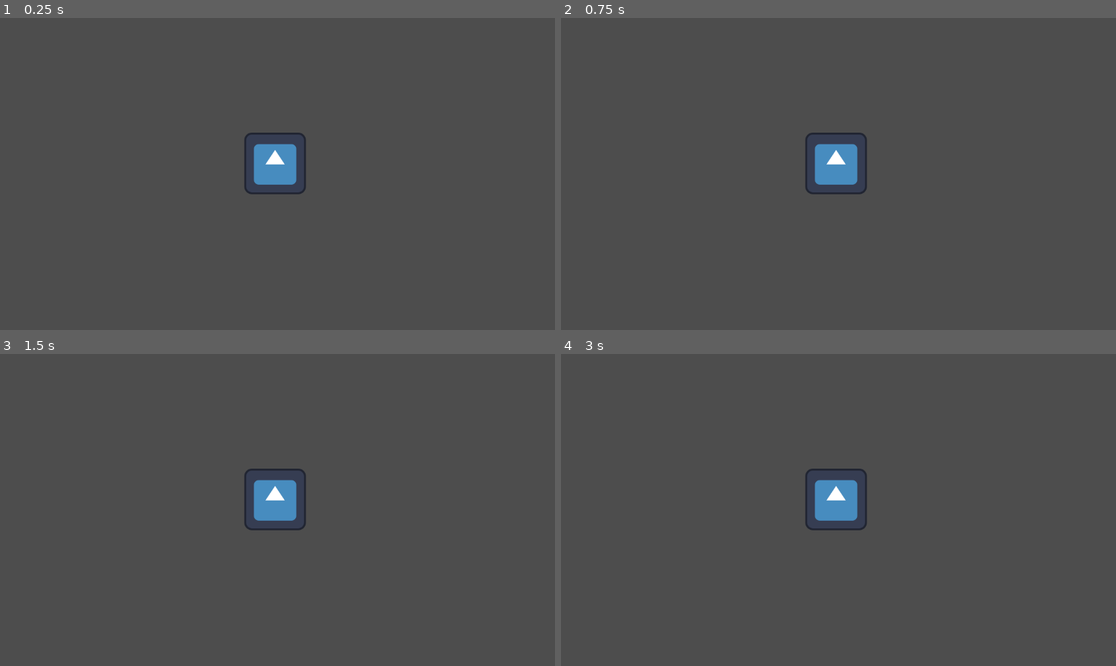
Above: before the commit, frames 1-4 (two rows, left to right).
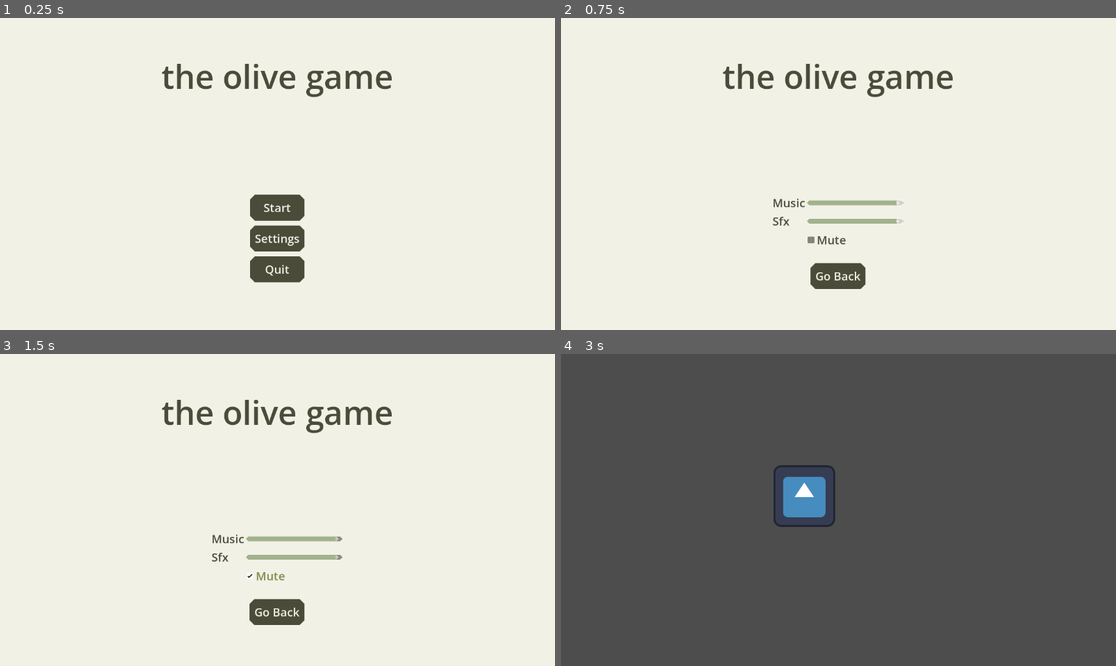
Above: after the commit, the same moments.

Repository: AntonioDell/mini-jam-203
Game: Godot game, scene res://main.tscn
Two runs of this game, one before a commit and one after it. Both use one fixed random seed, a clock stepped at 60 frames per second and the inputs below. The engine's default icon, where the game draws it, is replaced by a stand-in: a white triangle on a blue panel in a dark square.
Inputs (mouse positions are in pixels of both pictures, inside the frame that each line leads up to):
- Up to frame 1 (0.25 s): no input
- Up to frame 2 (0.75 s): click (838, 239) at 0.5 s, where only the run after the commit has a clickable "Settings"
- Up to frame 3 (1.5 s): click (266, 575) at 1.25 s, where only the run after the commit has a clickable "Mute"
- Up to frame 4 (3 s): click (838, 612) at 2 s, where only the run after the commit has a clickable "Go Back"; click (838, 544) at 2.75 s, where only the run after the commit has a clickable "Start"

The runs differ from the first frame. In frame 1, 97% of the frame differs, in the area x 0-100%, y 0-100%; in frame 2, 98%; in frame 3, 98%; in frame 4, 2.0%.

Commit message:
Add main menu

Diff:
--- /dev/null
+++ b/default_bus_layout.tres
@@ -0,0 +1,15 @@
+[gd_resource type="AudioBusLayout" format=3 uid="uid://doy0q8hi1nxk0"]
+
+[resource]
+bus/1/name = &"Music"
+bus/1/solo = false
+bus/1/mute = false
+bus/1/bypass_fx = false
+bus/1/volume_db = 0.0
+bus/1/send = &"Master"
+bus/2/name = &"Sfx"
+bus/2/solo = false
+bus/2/mute = false
+bus/2/bypass_fx = false
+bus/2/volume_db = 0.0
+bus/2/send = &"Master"
--- /dev/null
+++ b/global_save_game_controller.gd
@@ -0,0 +1,27 @@
+extends Node
+
+
+signal game_loaded(loaded_data: SaveGameData)
+
+
+const SAVE_GAME_PATH = "user://savegame.save"
+
+
+@export var save_game_data: SaveGameData
+
+
+func save():
+	ResourceSaver.save(save_game_data, SAVE_GAME_PATH)
+
+
+func _ready():
+	if not _load_save_game():
+		save_game_data = SaveGameData.new()
+		save()
+	game_loaded.emit(save_game_data)
+
+func _load_save_game() -> bool:
+	if ResourceLoader.exists(SAVE_GAME_PATH, "SaveGameData"):
+		save_game_data = ResourceLoader.load(SAVE_GAME_PATH, "SaveGameData")
+		return true
+	return false
--- /dev/null
+++ b/global_settings_controller.gd
@@ -0,0 +1,35 @@
+extends Node
+
+@export var settings_data: SettingsData
+
+
+func change_music_volume(value: float):
+	settings_data.music_volume = value
+	_set_settings_to_audio_busses()
+
+func change_sfx_volume(value: float):
+	settings_data.sfx_volume = value
+	_set_settings_to_audio_busses()
+
+func toggle_muted():
+	settings_data.is_muted = !settings_data.is_muted
+	_set_settings_to_audio_busses()
+
+
+func _ready():
+	GlobalSaveGameController.game_loaded.connect(_init_settings_data)
+	if GlobalSaveGameController.save_game_data:
+		_init_settings_data(GlobalSaveGameController.save_game_data)
+
+
+func _set_settings_to_audio_busses(skip_save: bool = false):
+	AudioServer.set_bus_volume_linear(AudioServer.get_bus_index("Music"), settings_data.music_volume)
+	AudioServer.set_bus_volume_linear(AudioServer.get_bus_index("Sfx"), settings_data.sfx_volume)
+	AudioServer.set_bus_mute(AudioServer.get_bus_index("Master"), settings_data.is_muted)
+
+	GlobalSaveGameController.save_game_data.settings_data = settings_data
+	GlobalSaveGameController.save()
+
+func _init_settings_data(save_game: SaveGameData):
+		settings_data = save_game.settings_data
+		_set_settings_to_audio_busses(true)
--- /dev/null
+++ b/level.tscn
@@ -0,0 +1,9 @@
+[gd_scene format=3 uid="uid://btbgpiodf52hp"]
+
+[ext_resource type="Texture2D" uid="uid://bftdboxt4ghgd" path="res://icon.svg" id="1_u52ul"]
+
+[node name="Level" type="Node2D" unique_id=800733794]
+
+[node name="Icon" type="Sprite2D" parent="." unique_id=1922850095]
+position = Vector2(505, 295)
+texture = ExtResource("1_u52ul")
--- /dev/null
+++ b/main.gd
@@ -0,0 +1,19 @@
+extends Node
+
+
+var title_screen_scene := preload("res://title_screen.tscn")
+var level_screen_scene := preload("res://level.tscn")
+
+func _ready():
+	var title_screen: TitleScreen = title_screen_scene.instantiate()
+	add_child(title_screen)
+	title_screen.start_button_pressed.connect(_on_start_button_pressed)
+
+
+func _on_start_button_pressed():
+	var title_screen = get_child(0)
+
+	var level_screen = level_screen_scene.instantiate()
+	add_child(level_screen)
+
+	remove_child(title_screen)
--- a/main.tscn
+++ b/main.tscn
@@ -1,9 +1,6 @@
 [gd_scene format=3 uid="uid://bti1hjmqepxse"]
 
-[ext_resource type="Texture2D" uid="uid://bftdboxt4ghgd" path="res://icon.svg" id="1_ig7tw"]
+[ext_resource type="Script" uid="uid://bqjd2golc1vss" path="res://main.gd" id="1_ig7tw"]
 
 [node name="Main" type="Node" unique_id=416910475]
-
-[node name="Icon" type="Sprite2D" parent="." unique_id=62787267]
-position = Vector2(571, 302)
-texture = ExtResource("1_ig7tw")
+script = ExtResource("1_ig7tw")
--- a/project.godot
+++ b/project.godot
@@ -15,6 +15,15 @@
 config/features=PackedStringArray("4.6", "GL Compatibility")
 config/icon="res://icon.svg"
 
+[audio]
+
+buses/default_bus_layout="uid://doy0q8hi1nxk0"
+
+[autoload]
+
+GlobalSaveGameController="*uid://ckdjbfct2hgg"
+GlobalSettingsController="*uid://dfx2atictc2u"
+
 [physics]
 
 3d/physics_engine="Jolt Physics"
--- /dev/null
+++ b/save_game_data.gd
@@ -0,0 +1,8 @@
+class_name SaveGameData
+extends Resource
+
+
+@export var settings_data: SettingsData
+
+func _init():
+	settings_data = SettingsData.new()
--- /dev/null
+++ b/save_game_data.tres
@@ -0,0 +1,6 @@
+[gd_resource type="Resource" format=3 uid="uid://ttt7xbtkn7ms"]
+
+[sub_resource type="GDScript" id="GDScript_fo7pj"]
+
+[resource]
+script = SubResource("GDScript_fo7pj")
--- /dev/null
+++ b/settings_data.gd
@@ -0,0 +1,6 @@
+class_name SettingsData
+extends Resource
+
+@export var music_volume := 1.0
+@export var sfx_volume := 1.0
+@export var is_muted := false
--- /dev/null
+++ b/settings_data.tres
@@ -0,0 +1,6 @@
+[gd_resource type="Resource" format=3 uid="uid://b8a0ymq4j4oyu"]
+
+[ext_resource type="Script" uid="uid://w03m6v0rqc5t" path="res://settings_data.gd" id="1_ifsnd"]
+
+[resource]
+script = ExtResource("1_ifsnd")
--- /dev/null
+++ b/test_palette.tres
@@ -0,0 +1,4 @@
+[gd_resource type="ColorPalette" format=3 uid="uid://l58bhafjnh56"]
+
+[resource]
+colors = PackedColorArray(0.49411765, 0.54509807, 0.29411766, 1, 0.6392157, 0.69411767, 0.54901963, 1, 0.8509804, 0.7607843, 0.63529414, 1, 0.94509804, 0.94509804, 0.9019608, 1, 0.29411766, 0.29411766, 0.22745098, 1)
--- /dev/null
+++ b/theme.tres
@@ -0,0 +1,179 @@
+[gd_resource type="Theme" format=3 uid="uid://cnjgl72dvtjf4"]
+
+[sub_resource type="StyleBoxFlat" id="StyleBoxFlat_mworl"]
+content_margin_left = 10.0
+content_margin_top = 10.0
+content_margin_right = 10.0
+content_margin_bottom = 10.0
+bg_color = Color(0.29411766, 0.29411766, 0.22745098, 1)
+corner_radius_top_left = 10
+corner_radius_top_right = 10
+corner_radius_bottom_right = 10
+corner_radius_bottom_left = 10
+corner_detail = 1
+
+[sub_resource type="StyleBoxFlat" id="StyleBoxFlat_cjfk0"]
+content_margin_left = 10.0
+content_margin_top = 10.0
+content_margin_right = 10.0
+content_margin_bottom = 10.0
+bg_color = Color(0.29411766, 0.29411766, 0.22745098, 1)
+corner_radius_top_left = 10
+corner_radius_top_right = 10
+corner_radius_bottom_right = 10
+corner_radius_bottom_left = 10
+corner_detail = 1
+
+[sub_resource type="StyleBoxFlat" id="StyleBoxFlat_vj6dk"]
+content_margin_left = 10.0
+content_margin_top = 10.0
+content_margin_right = 10.0
+content_margin_bottom = 10.0
+bg_color = Color(0.29411766, 0.29411766, 0.22745098, 1)
+corner_radius_top_left = 10
+corner_radius_top_right = 10
+corner_radius_bottom_right = 10
+corner_radius_bottom_left = 10
+corner_detail = 1
+
+[sub_resource type="StyleBoxFlat" id="StyleBoxFlat_110ce"]
+content_margin_left = 10.0
+content_margin_top = 10.0
+content_margin_right = 10.0
+content_margin_bottom = 10.0
+bg_color = Color(0.6392157, 0.69411767, 0.54901963, 1)
+corner_radius_top_left = 10
+corner_radius_top_right = 10
+corner_radius_bottom_right = 10
+corner_radius_bottom_left = 10
+corner_detail = 1
+
+[sub_resource type="StyleBoxFlat" id="StyleBoxFlat_05tig"]
+content_margin_left = 10.0
+content_margin_top = 10.0
+content_margin_right = 10.0
+content_margin_bottom = 10.0
+bg_color = Color(0.29411766, 0.29411766, 0.22745098, 1)
+corner_radius_top_left = 10
+corner_radius_top_right = 10
+corner_radius_bottom_right = 10
+corner_radius_bottom_left = 10
+corner_detail = 1
+
+[sub_resource type="StyleBoxFlat" id="StyleBoxFlat_1rmny"]
+content_margin_left = 10.0
+content_margin_top = 10.0
+content_margin_right = 10.0
+content_margin_bottom = 10.0
+bg_color = Color(0.6392157, 0.69411767, 0.54901963, 1)
+corner_radius_top_left = 10
+corner_radius_top_right = 10
+corner_radius_bottom_right = 10
+corner_radius_bottom_left = 10
+corner_detail = 1
+
+[sub_resource type="DPITexture" id="DPITexture_vj6dk"]
+_source = "<svg xmlns=\"http://www.w3.org/2000/svg\" width=\"16\" height=\"16\"><rect width=\"14\" height=\"14\" x=\"1\" y=\"1\" fill=\"#fff\" fill-opacity=\".75\" rx=\"2.333\"/><path fill=\"#1a1a1a\" d=\"m11.5 3.75-5.6 5.6-1.7-1.7-1.5 1.5 3.2 3.2 7.1-7.1z\"/></svg>
+"
+
+[sub_resource type="DPITexture" id="DPITexture_110ce"]
+_source = "<svg xmlns=\"http://www.w3.org/2000/svg\" width=\"16\" height=\"16\"><rect width=\"14\" height=\"14\" x=\"1\" y=\"1\" fill=\"#1a1a1a\" fill-opacity=\".5\" rx=\"2.333\"/></svg>
+"
+
+[sub_resource type="StyleBoxFlat" id="StyleBoxFlat_504p6"]
+bg_color = Color(0.6, 0.6, 0.6, 0)
+
+[sub_resource type="StyleBoxFlat" id="StyleBoxFlat_howt0"]
+bg_color = Color(0.6, 0.6, 0.6, 0)
+
+[sub_resource type="StyleBoxFlat" id="StyleBoxFlat_mihib"]
+bg_color = Color(0.6, 0.6, 0.6, 0)
+
+[sub_resource type="StyleBoxFlat" id="StyleBoxFlat_n3ikw"]
+bg_color = Color(0.6, 0.6, 0.6, 0)
+
+[sub_resource type="DPITexture" id="DPITexture_wvktn"]
+_source = "<svg xmlns=\"http://www.w3.org/2000/svg\" width=\"16\" height=\"16\"><circle cx=\"8\" cy=\"8\" r=\"7\" fill=\"#fefefe\" fill-opacity=\".75\"/></svg>
+"
+
+[sub_resource type="DPITexture" id="DPITexture_e1x85"]
+_source = "<svg xmlns=\"http://www.w3.org/2000/svg\" width=\"16\" height=\"16\"><circle cx=\"8\" cy=\"8\" r=\"7\" fill=\"#fefefe\" fill-opacity=\".37\"/></svg>
+"
+
+[sub_resource type="DPITexture" id="DPITexture_cjfk0"]
+_source = "<svg xmlns=\"http://www.w3.org/2000/svg\" width=\"16\" height=\"16\"><circle cx=\"8\" cy=\"8\" r=\"7\" fill=\"#fefefe\"/></svg>
+"
+
+[sub_resource type="StyleBoxFlat" id="StyleBoxFlat_ttqs8"]
+bg_color = Color(0.6392157, 0.69411767, 0.54901963, 1)
+corner_radius_top_left = 10
+corner_radius_top_right = 10
+corner_radius_bottom_right = 10
+corner_radius_bottom_left = 10
+corner_detail = 1
+
+[sub_resource type="StyleBoxFlat" id="StyleBoxFlat_wdt2l"]
+bg_color = Color(0.94509804, 0.94509804, 0.9019608, 1)
+corner_radius_top_left = 10
+corner_radius_top_right = 10
+corner_radius_bottom_right = 10
+corner_radius_bottom_left = 10
+corner_detail = 1
+
+[sub_resource type="StyleBoxFlat" id="StyleBoxFlat_yin2u"]
+content_margin_top = 10.0
+bg_color = Color(0.29411766, 0.29411766, 0.22745098, 1)
+corner_radius_top_left = 10
+corner_radius_top_right = 10
+corner_radius_bottom_right = 10
+corner_radius_bottom_left = 10
+corner_detail = 1
+
+[sub_resource type="StyleBoxFlat" id="StyleBoxFlat_wvktn"]
+bg_color = Color(0.94509804, 0.94509804, 0.9019608, 1)
+
+[sub_resource type="StyleBoxFlat" id="StyleBoxFlat_e1x85"]
+bg_color = Color(0.6, 0.5568628, 0.101960786, 1)
+
+[sub_resource type="StyleBoxFlat" id="StyleBoxFlat_6cw85"]
+bg_color = Color(0.94509804, 0.94509804, 0.9019608, 1)
+
+[resource]
+Button/colors/font_color = Color(0.94509804, 0.94509804, 0.9019608, 1)
+Button/colors/font_hover_color = Color(0.6392157, 0.69411767, 0.54901963, 1)
+Button/colors/font_pressed_color = Color(0.29411766, 0.29411766, 0.22745098, 1)
+Button/font_sizes/font_size = 24
+Button/styles/disabled = SubResource("StyleBoxFlat_mworl")
+Button/styles/focus = SubResource("StyleBoxFlat_cjfk0")
+Button/styles/hover = SubResource("StyleBoxFlat_vj6dk")
+Button/styles/hover_pressed = SubResource("StyleBoxFlat_110ce")
+Button/styles/normal = SubResource("StyleBoxFlat_05tig")
+Button/styles/pressed = SubResource("StyleBoxFlat_1rmny")
+CheckBox/colors/font_color = Color(0.29411766, 0.29411766, 0.22745098, 1)
+CheckBox/colors/font_hover_color = Color(0.49411765, 0.54509807, 0.29411766, 1)
+CheckBox/colors/font_hover_pressed_color = Color(0.49411765, 0.54509807, 0.29411766, 1)
+CheckBox/icons/checked = SubResource("DPITexture_vj6dk")
+CheckBox/icons/unchecked = SubResource("DPITexture_110ce")
+CheckBox/styles/hover = SubResource("StyleBoxFlat_504p6")
+CheckBox/styles/hover_pressed = SubResource("StyleBoxFlat_howt0")
+CheckBox/styles/normal = SubResource("StyleBoxFlat_mihib")
+CheckBox/styles/pressed = SubResource("StyleBoxFlat_n3ikw")
+HSlider/constants/center_grabber = 0
+HSlider/constants/grabber_offset = 0
+HSlider/constants/tick_offset = 0
+HSlider/icons/grabber = SubResource("DPITexture_wvktn")
+HSlider/icons/grabber_disabled = SubResource("DPITexture_e1x85")
+HSlider/icons/grabber_highlight = SubResource("DPITexture_cjfk0")
+HSlider/styles/grabber_area = SubResource("StyleBoxFlat_ttqs8")
+HSlider/styles/grabber_area_highlight = SubResource("StyleBoxFlat_wdt2l")
+HSlider/styles/slider = SubResource("StyleBoxFlat_yin2u")
+MainMenu/base_type = &"PanelContainer"
+MainMenu/styles/panel = SubResource("StyleBoxFlat_wvktn")
+MainMenuButton/base_type = &"Button"
+MainMenuButton/colors/font_color = Color(0.23921569, 0.25490198, 0.15294118, 1)
+MainMenuButton/styles/normal = SubResource("StyleBoxFlat_e1x85")
+Panel/styles/panel = SubResource("StyleBoxFlat_6cw85")
+RichTextLabel/colors/default_color = Color(0.29411766, 0.29411766, 0.22745098, 1)
+RichTextLabel/font_sizes/normal_font_size = 24
+Title/base_type = &"RichTextLabel"
+Title/font_sizes/normal_font_size = 68
--- /dev/null
+++ b/title_screen.gd
@@ -0,0 +1,41 @@
+class_name TitleScreen
+extends Node
+
+signal start_button_pressed
+
+func _ready():
+	if OS.has_feature("no_quit_button"):
+		%QuitButton.hide()
+	else:
+		%QuitButton.pressed.connect(func(): get_tree().quit())
+
+	_show_main_menu_buttons()
+
+	%SettingsButton.pressed.connect(_show_settings)
+	%SettingsBackButton.pressed.connect(_show_main_menu_buttons)
+	%StartButton.pressed.connect(start_button_pressed.emit)
+
+	GlobalSaveGameController.game_loaded.connect(_init_from_save_game)
+	_init_from_save_game(GlobalSaveGameController.save_game_data)
+
+	%MuteCheckBox.toggled.connect(func(toggle_on: bool):
+		GlobalSettingsController.toggle_muted()
+		%MusicSlider.editable = !toggle_on
+		%SfxSlider.editable = !toggle_on
+	)
+	%MusicSlider.value_changed.connect(GlobalSettingsController.change_music_volume)
+	%SfxSlider.value_changed.connect(GlobalSettingsController.change_sfx_volume)
+
+
+func _show_settings():
+	%MainMenuButtonsContainer.hide()
+	%SettingsContainer.show()
+
+func _show_main_menu_buttons():
+	%MainMenuButtonsContainer.show()
+	%SettingsContainer.hide()
+
+func _init_from_save_game(save_game: SaveGameData):
+		%MusicSlider.value = save_game.settings_data.music_volume
+		%SfxSlider.value = save_game.settings_data.sfx_volume
+		%MuteCheckBox.set_pressed_no_signal(save_game.settings_data.is_muted)
--- /dev/null
+++ b/title_screen.tscn
@@ -0,0 +1,126 @@
+[gd_scene format=3 uid="uid://bau66xdqlk1tu"]
+
+[ext_resource type="Script" uid="uid://dwu7iddkweao2" path="res://title_screen.gd" id="1_ak2if"]
+[ext_resource type="Theme" uid="uid://cnjgl72dvtjf4" path="res://theme.tres" id="2_ig5kc"]
+
+[node name="MainMenu" type="Node" unique_id=1152096125]
+script = ExtResource("1_ak2if")
+
+[node name="UI" type="Control" parent="." unique_id=2137649804]
+layout_mode = 3
+anchors_preset = 15
+anchor_right = 1.0
+anchor_bottom = 1.0
+grow_horizontal = 2
+grow_vertical = 2
+
+[node name="PanelContainer" type="PanelContainer" parent="UI" unique_id=1345003954]
+layout_mode = 1
+anchors_preset = 15
+anchor_right = 1.0
+anchor_bottom = 1.0
+grow_horizontal = 2
+grow_vertical = 2
+theme = ExtResource("2_ig5kc")
+theme_type_variation = &"MainMenu"
+
+[node name="CenterContainer" type="CenterContainer" parent="UI/PanelContainer" unique_id=1614554054]
+layout_mode = 2
+
+[node name="VBoxContainer2" type="VBoxContainer" parent="UI/PanelContainer/CenterContainer" unique_id=1779092969]
+custom_minimum_size = Vector2(0, 500)
+layout_mode = 2
+theme_override_constants/separation = 200
+
+[node name="TitleLabel" type="RichTextLabel" parent="UI/PanelContainer/CenterContainer/VBoxContainer2" unique_id=691636764]
+layout_mode = 2
+theme = ExtResource("2_ig5kc")
+theme_type_variation = &"Title"
+text = "the olive game"
+fit_content = true
+autowrap_mode = 0
+horizontal_alignment = 1
+
+[node name="MainMenuButtonsContainer" type="VBoxContainer" parent="UI/PanelContainer/CenterContainer/VBoxContainer2" unique_id=2096894732]
+unique_name_in_owner = true
+visible = false
+layout_mode = 2
+size_flags_horizontal = 4
+theme_override_constants/separation = 10
+
+[node name="StartButton" type="Button" parent="UI/PanelContainer/CenterContainer/VBoxContainer2/MainMenuButtonsContainer" unique_id=279831402]
+unique_name_in_owner = true
+layout_mode = 2
+theme = ExtResource("2_ig5kc")
+text = "Start"
+
+[node name="SettingsButton" type="Button" parent="UI/PanelContainer/CenterContainer/VBoxContainer2/MainMenuButtonsContainer" unique_id=1118720242]
+unique_name_in_owner = true
+layout_mode = 2
+text = "Settings"
+
+[node name="QuitButton" type="Button" parent="UI/PanelContainer/CenterContainer/VBoxContainer2/MainMenuButtonsContainer" unique_id=1345888662]
+unique_name_in_owner = true
+layout_mode = 2
+text = "Quit"
+
+[node name="SettingsContainer" type="VBoxContainer" parent="UI/PanelContainer/CenterContainer/VBoxContainer2" unique_id=892171936]
+unique_name_in_owner = true
+visible = false
+layout_mode = 2
+size_flags_horizontal = 4
+size_flags_vertical = 4
+theme_override_constants/separation = 30
+
+[node name="SettingsGrid" type="GridContainer" parent="UI/PanelContainer/CenterContainer/VBoxContainer2/SettingsContainer" unique_id=670581731]
+layout_mode = 2
+size_flags_horizontal = 4
+columns = 2
+
+[node name="MusicLabel" type="RichTextLabel" parent="UI/PanelContainer/CenterContainer/VBoxContainer2/SettingsContainer/SettingsGrid" unique_id=808948150]
+layout_mode = 2
+text = "Music"
+fit_content = true
+autowrap_mode = 0
+
+[node name="MusicSlider" type="HSlider" parent="UI/PanelContainer/CenterContainer/VBoxContainer2/SettingsContainer/SettingsGrid" unique_id=740533351]
+unique_name_in_owner = true
+custom_minimum_size = Vector2(200, 0)
+layout_mode = 2
+size_flags_horizontal = 4
+size_flags_vertical = 1
+theme = ExtResource("2_ig5kc")
+max_value = 1.0
+step = 0.01
+
+[node name="SfxLabel" type="RichTextLabel" parent="UI/PanelContainer/CenterContainer/VBoxContainer2/SettingsContainer/SettingsGrid" unique_id=944574381]
+layout_mode = 2
+text = "Sfx"
+fit_content = true
+autowrap_mode = 0
+
+[node name="SfxSlider" type="HSlider" parent="UI/PanelContainer/CenterContainer/VBoxContainer2/SettingsContainer/SettingsGrid" unique_id=536405331]
+unique_name_in_owner = true
+custom_minimum_size = Vector2(200, 0)
+layout_mode = 2
+size_flags_horizontal = 4
+size_flags_vertical = 1
+max_value = 1.0
+step = 0.01
+
+[node name="MuteLabel" type="RichTextLabel" parent="UI/PanelContainer/CenterContainer/VBoxContainer2/SettingsContainer/SettingsGrid" unique_id=458994463]
+layout_mode = 2
+
+[node name="MuteCheckBox" type="CheckBox" parent="UI/PanelContainer/CenterContainer/VBoxContainer2/SettingsContainer/SettingsGrid" unique_id=978368746]
+unique_name_in_owner = true
+layout_mode = 2
+size_flags_horizontal = 0
+size_flags_vertical = 4
+text = "Mute"
+
+[node name="SettingsBackButton" type="Button" parent="UI/PanelContainer/CenterContainer/VBoxContainer2/SettingsContainer" unique_id=352160047]
+unique_name_in_owner = true
+layout_mode = 2
+size_flags_horizontal = 4
+size_flags_vertical = 4
+text = "Go Back"
Not shown, changed: export_presets.cfg
Not shown, added: global_save_game_controller.gd.uid
Not shown, added: global_settings_controller.gd.uid
Not shown, added: main.gd.uid
Not shown, added: save_game_data.gd.uid
Not shown, added: settings_data.gd.uid
Not shown, added: title_screen.gd.uid
